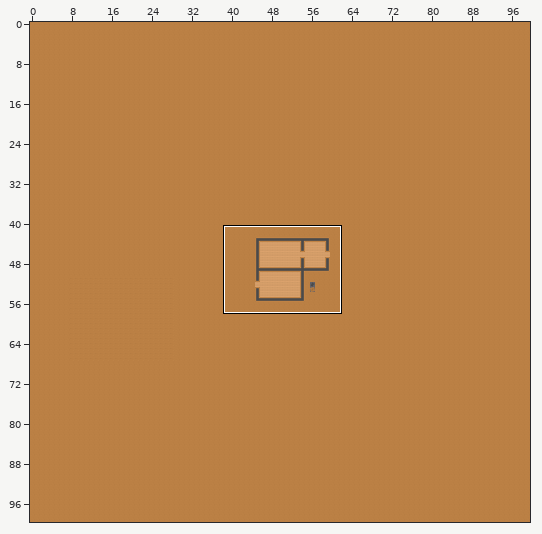
Level history. Tiled map: resources/map.tmx. The picture above shows the old version from afar; the outline marks the close-up.
Close-up. The starting point:
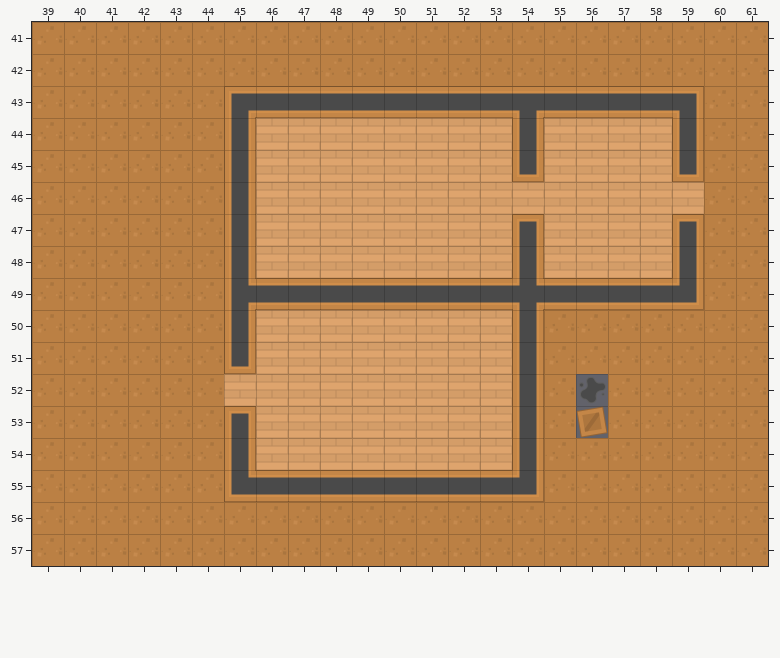
Cells are 64x64 px. Shown: x 39..61, y 41..57.
Now the later version:
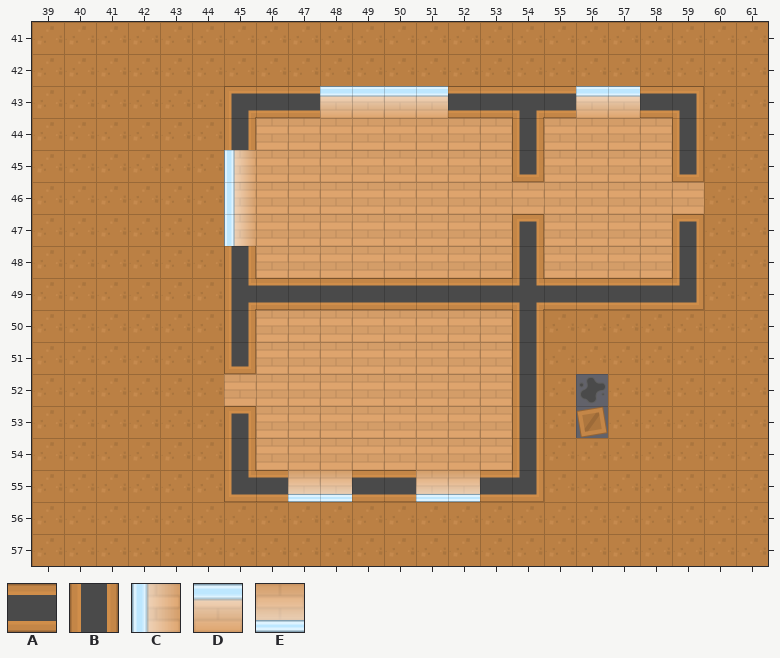
Key: from "topdown": A 119, B 146, C 436, D 463, E 518.
_ is an empty cell.
See-through tiles are keyed as they look on the map.
Changes in this commit:
Layer "Walls":
y 43: x 48..51 AAAA -> DDDD; x 56..57 AA -> DD
y 45..47: x 45 B -> C
y 55: x 47..48 AA -> EE; x 51..52 AA -> EE
Changed places in both close-ups, as pixel boxes (x1, y1, x2, y2):
changed: (320, 86, 448, 118)
changed: (576, 86, 640, 118)
changed: (224, 150, 256, 246)
changed: (288, 470, 352, 502)
changed: (416, 470, 480, 502)
